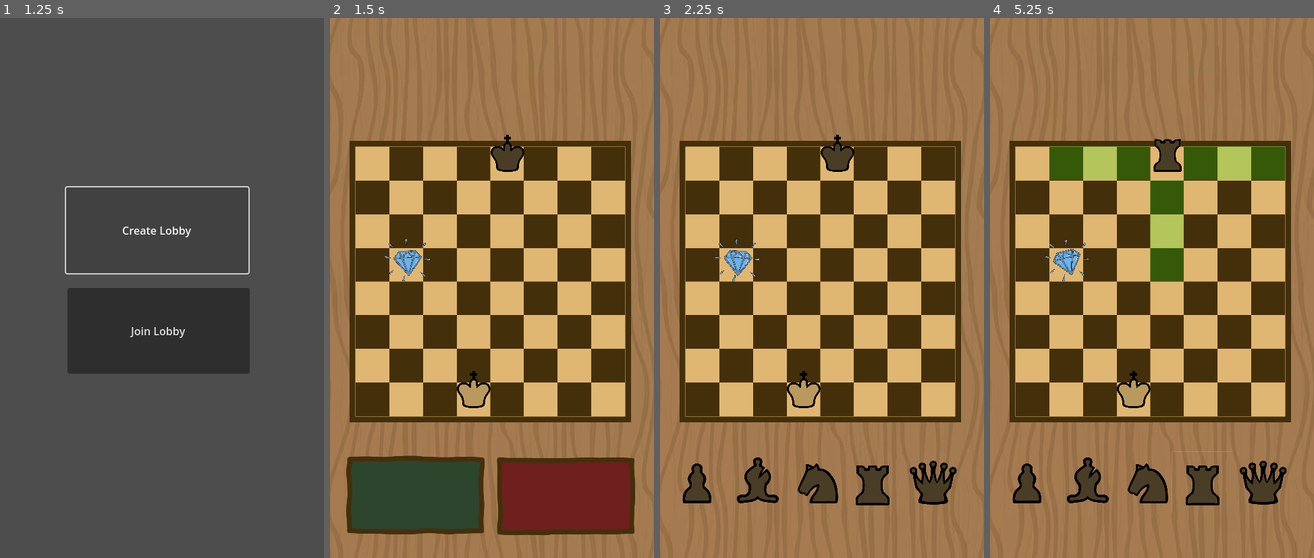
Above: before the commit, frames 1-4 (left to right).
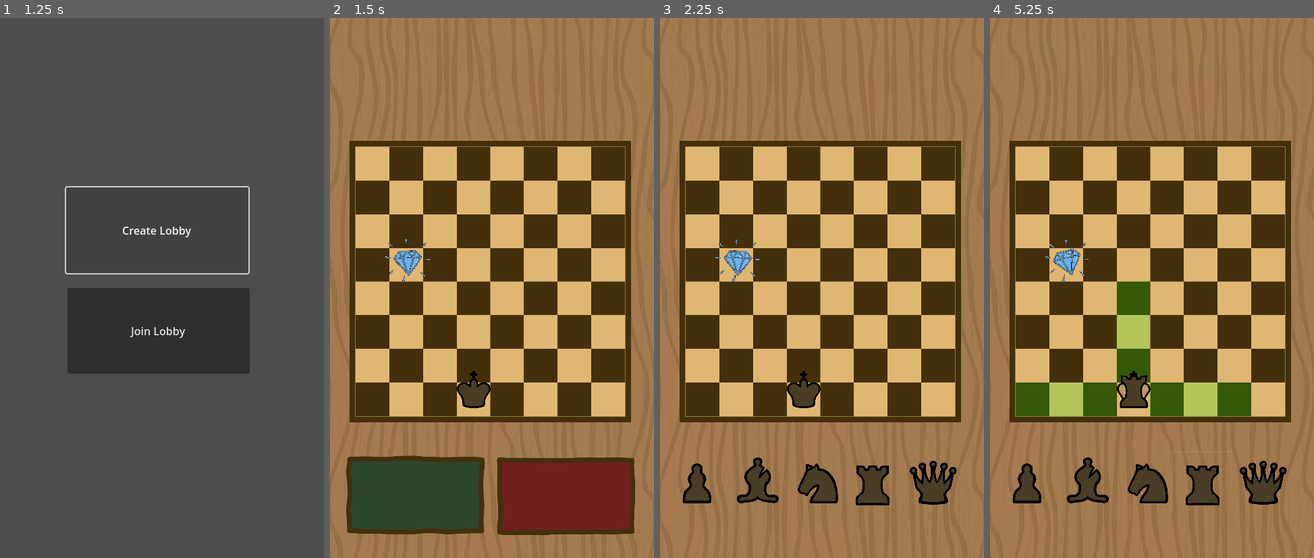
Above: after the commit, the same moments.

Repository: mljkvc/Blokejd-GameJam
Game: Godot game, scene res://scenes/Main.tscn
Same seed, same stepped clock (60 frames per second), same inputs: the game is played once before the commit and once after it.
Inputs (mouse positions are in pixels of both pictures, inside the frame that each line leads up to):
- Up to frame 1 (1.25 s): click "Create Lobby" at 0.5 s
- Up to frame 2 (1.5 s): click "Join Lobby" at 1.25 s
- Up to frame 3 (2.25 s): click (744, 498) at 2 s
- Up to frame 4 (5.25 s): click (1025, 482) at 2.75 s; click (1087, 482) at 3.5 s; click (1148, 482) at 4.25 s; click (1203, 482) at 5 s

Frame 1 is identical in both runs. In frame 2, 0.7% of the frame differs, in the area x 39-60%, y 21-73%; in frame 3, 0.7%; in frame 4, 12%, in the area x 7-92%, y 22-74%.
Error in both runs: Out of bounds get index '0' (on base: 'PackedStringArray') (res://scripts/main_menu.gd:17)

Commit message:
major changes, refactoring and shit

Diff:
--- a/scripts/black.gd
+++ b/scripts/black.gd
@@ -1,6 +1,6 @@
 class_name Black extends Node2D
 #crni kralj = +1 beli krelj = -1
-var your_tile_name = "d_1"
+var your_current_tile = "d_1"
 var your_position: Vector2 = Vector2(7,4)
 var your_color: int = -1 #-1 za crne 1 za bele (crnci < belci jer rasizam)[SALA MALA]
 var this_piece = "king"
--- a/scripts/main_scene.gd
+++ b/scripts/main_scene.gd
@@ -15,12 +15,12 @@
 var enemy_king = null
 @onready var diamond = $Diamond
 
-var you_are_white: bool = false
+var you_are_white: bool = true
 
 var your_piece: String = "king"
 
-var your_current_tile: String = "d_1" #format a_1 ->(7,0)
-var enemy_current_tile: String = "e_8"
+#var your_current_tile: String = "d_1" #format a_1 ->(7,0)
+#var enemy_current_tile: String = "e_8"
 var diamond_tile: String = "b_5"
 # Called when the node enters the scene tree for the first time.
 func _ready() -> void:
@@ -36,22 +36,22 @@
 	your_pieces = white_pieces
 	your_king = white_king
 	enemy_king = black_king
-	your_current_tile = "d_1"
-	enemy_current_tile = "e_8"
+	your_king.your_current_tile = "d_1"
+	enemy_king.your_current_tile = "e_8"
 	show_pieces_choice()
-	enemy_king.position = Board.get_node(enemy_current_tile).global_position
-	your_king.position = Board.get_node(your_current_tile).global_position
+	enemy_king.your_position = Board.get_node(enemy_king.your_current_tile).global_position
+	your_king.position = Board.get_node(your_king.your_current_tile).global_position
 
 func assign_black_pieces() -> void:
 	choose_a_piece_node.remove_child(white_pieces)
 	your_pieces = black_pieces
 	your_king = black_king
 	enemy_king = white_king
-	your_current_tile = "e_8"
-	enemy_current_tile = "d_1"
+	#your_current_tile = enemy_king.your_current_tile
+	#enemy_current_tile = "d_1"
 	show_pieces_choice()
-	enemy_king.position = Board.get_node(enemy_current_tile).global_position
-	your_king.position = Board.get_node(your_current_tile).global_position
+	enemy_king.position = Board.get_node(enemy_king.your_current_tile).global_position
+	your_king.position = Board.get_node(your_king.your_current_tile).global_position
 
 func remove_all_objects_from_the_board() -> void:
 	$White.position = Vector2(-100,-100)
@@ -60,14 +60,14 @@
 
 func _on_piece_moved(new_tile_name: String) -> void:
 	print("Tile moved: " + new_tile_name)
-	your_current_tile = new_tile_name
+	your_king.your_current_tile = new_tile_name
 	var new_tile = Board.get_node(new_tile_name)
 	your_king.position = new_tile.global_position
 
 
 	#func make_move(player_id, x, y, piece_data, lied):
 	print("My peer ID:", multiplayer.get_unique_id())
-	MultiplayerManager.make_move(multiplayer.get_unique_id(), tile_name_to_matrix_representation(your_current_tile).x,  tile_name_to_matrix_representation(your_current_tile).y, "q", false)
+	MultiplayerManager.make_move(multiplayer.get_unique_id(), tile_name_to_matrix_representation(your_king.your_current_tile).x,  tile_name_to_matrix_representation(your_king.your_current_tile).y, "q", false)
 	remove_all_objects_from_the_board()
 	position_all_objects_on_the_board()
 	print(MultiplayerManager.board)
@@ -77,51 +77,51 @@
 func position_all_objects_on_the_board() -> void:
 
 	var diamond_tile_name = "a_1"
-	var white_king_tile_name = "a_2"
-	var black_king_tile_name = "a_3"
+	#var white_king_tile_name = "a_2"
+	#var black_king_tile_name = "a_3"
 	for i in range(8):
 		for j in range (8):
 			if MultiplayerManager.board[i][j] == 7:
-				diamond_tile_name = matrix_representation_to_tile_name(Vector2(i,j))
+				diamond_tile_name = matrix_representation_to_tile_name(Vector2(j,i))
 			if MultiplayerManager.board[i][j] == -1:
 				black_king.this_piece = "king"
-				black_king_tile_name = matrix_representation_to_tile_name(Vector2(i,j))
+				black_king.your_current_tile = matrix_representation_to_tile_name(Vector2(j,i))
 			if MultiplayerManager.board[i][j] == -2:
 				black_king.this_piece = "pawn"
-				black_king_tile_name = matrix_representation_to_tile_name(Vector2(i,j))
+				black_king.your_current_tile = matrix_representation_to_tile_name(Vector2(j,i))
 			if MultiplayerManager.board[i][j] == -3:
 				black_king.this_piece = "knight"
-				black_king_tile_name = matrix_representation_to_tile_name(Vector2(i,j))
+				black_king.your_current_tile = matrix_representation_to_tile_name(Vector2(j,i))
 			if MultiplayerManager.board[i][j] == -4:
 				black_king.this_piece = "bishop"
-				black_king_tile_name = matrix_representation_to_tile_name(Vector2(i,j))
+				black_king.your_current_tile = matrix_representation_to_tile_name(Vector2(j,i))
 			if MultiplayerManager.board[i][j] == -5:
 				black_king.this_piece = "rook"
-				black_king_tile_name = matrix_representation_to_tile_name(Vector2(i,j))
+				black_king.your_current_tile = matrix_representation_to_tile_name(Vector2(j,i))
 			if MultiplayerManager.board[i][j] == -6:
 				black_king.this_piece = "queen"
-				black_king_tile_name = matrix_representation_to_tile_name(Vector2(i,j))
+				black_king.your_current_tile = matrix_representation_to_tile_name(Vector2(j,i))
 			if MultiplayerManager.board[i][j] == 1:
 				white_king.this_piece = "king"
-				white_king_tile_name = matrix_representation_to_tile_name(Vector2(i,j))
+				white_king.your_current_tile = matrix_representation_to_tile_name(Vector2(j,i))
 			if MultiplayerManager.board[i][j] == 2:
 				white_king.this_piece = "pawn"
-				white_king_tile_name = matrix_representation_to_tile_name(Vector2(i,j))
+				white_king.your_current_tile = matrix_representation_to_tile_name(Vector2(j,i))
 			if MultiplayerManager.board[i][j] == 3:
 				white_king.this_piece = "knight"
-				white_king_tile_name = matrix_representation_to_tile_name(Vector2(i,j))
+				white_king.your_current_tile = matrix_representation_to_tile_name(Vector2(j,i))
 			if MultiplayerManager.board[i][j] == 4:
 				white_king.this_piece = "bishop"
-				white_king_tile_name = matrix_representation_to_tile_name(Vector2(i,j))
+				white_king.your_current_tile = matrix_representation_to_tile_name(Vector2(j,i))
 			if MultiplayerManager.board[i][j] == 5:
 				white_king.this_piece = "rook"
-				white_king_tile_name = matrix_representation_to_tile_name(Vector2(i,j))
+				white_king.your_current_tile = matrix_representation_to_tile_name(Vector2(j,i))
 			if MultiplayerManager.board[i][j] == 6:
 				white_king.this_piece = "queen"
-				white_king_tile_name = matrix_representation_to_tile_name(Vector2(i,j))
-
-	white_king.position = Board.get_node(white_king_tile_name).global_position
-	black_king.position = Board.get_node(black_king_tile_name).global_position
+				white_king.your_current_tile = matrix_representation_to_tile_name(Vector2(j,i))
+
+	white_king.position = Board.get_node(white_king.your_current_tile).global_position
+	black_king.position = Board.get_node(black_king.your_current_tile).global_position
 
 	diamond.position = Board.get_node(diamond_tile_name).global_position
 
@@ -168,7 +168,7 @@
 
 func highlight_available_tiles() -> void:
 	var available_tiles_array: Array = []
-	var coord: Vector2 = tile_name_to_matrix_representation(your_current_tile)
+	var coord: Vector2 = tile_name_to_matrix_representation(your_king.your_current_tile)
 	if your_piece == "pawn":
 		if you_are_white:
 			your_king.piece.texture = load("res://sprites/chess_pieces/beli_piun.png")
--- a/scripts/white.gd
+++ b/scripts/white.gd
@@ -1,6 +1,6 @@
 class_name White extends Node2D
 #crni kralj = +1 beli krelj = -1
-var your_tile_name = "d_1"
+var your_current_tile = "d_1"
 var your_position: Vector2 = Vector2(7,4)
 
 var this_piece = "king"
Not shown: 1 places in scenes/Main.tscn that only renumber resources
Not shown: 1 places in scenes/main_menu.tscn that only renumber resources
